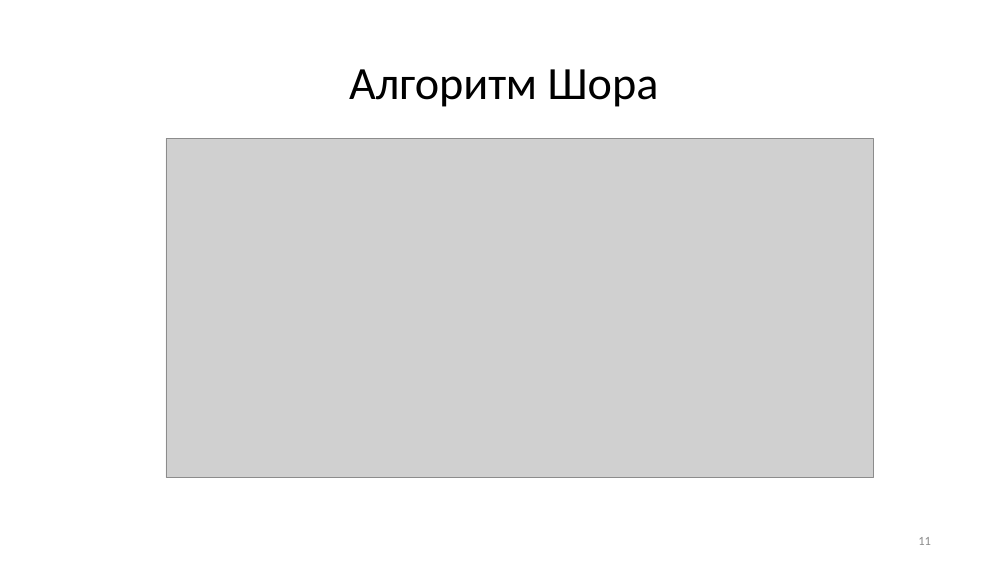
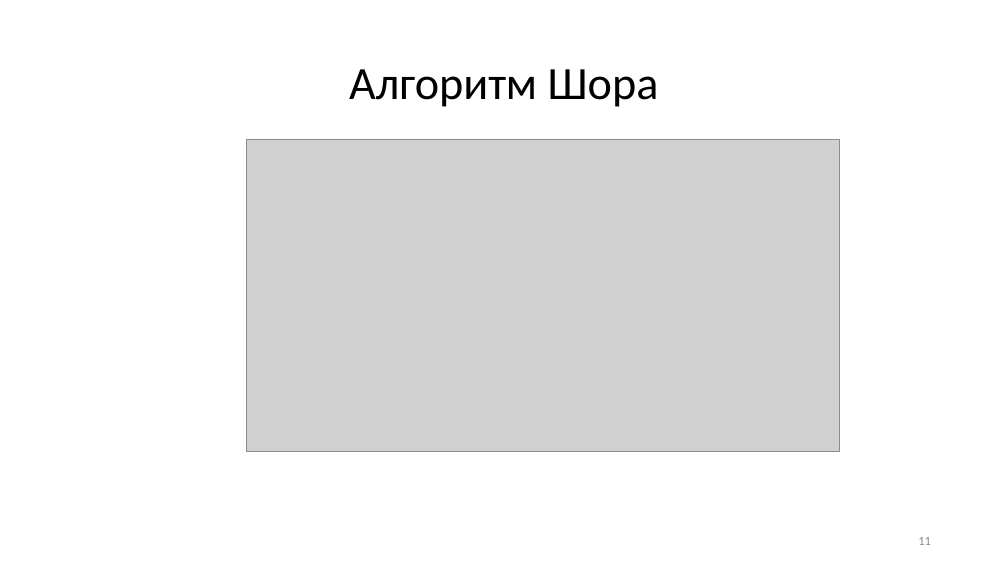
Before and after one commit to R0manych/Diploma2019, a slide deck: slide 11 of Черниговских 2к 14гр.pptx. Drawn at 1008x567 pixels with LibreOffice and Linux fonts; fonts in the diff are those of the drawing; grey boxes stand for pictures. Boxes give left, top, right and bottom in pixels: in the first picture for what was removed or moved away, otherwise in the second. Text is boxed around its words. In the diff, an @@ line names an element or a change of style, - is before the commit and + after.

```diff
--- a/Черниговских 2к 14гр.pptx
+++ b/Черниговских 2к 14гр.pptx
@@ background #DEDEDE to #FFFFFF @@
@@ title "Алгоритм Шора" at (x1=349, y1=69, x2=659, y2=107): text colour #2C2C2C to #000000 @@
@@ picture resized from (x1=166, y1=138, x2=873, y2=477) to (x1=247, y1=140, x2=840, y2=452) @@
```
Also in this commit, not shown: 17 other slides changed, 1 other file.
